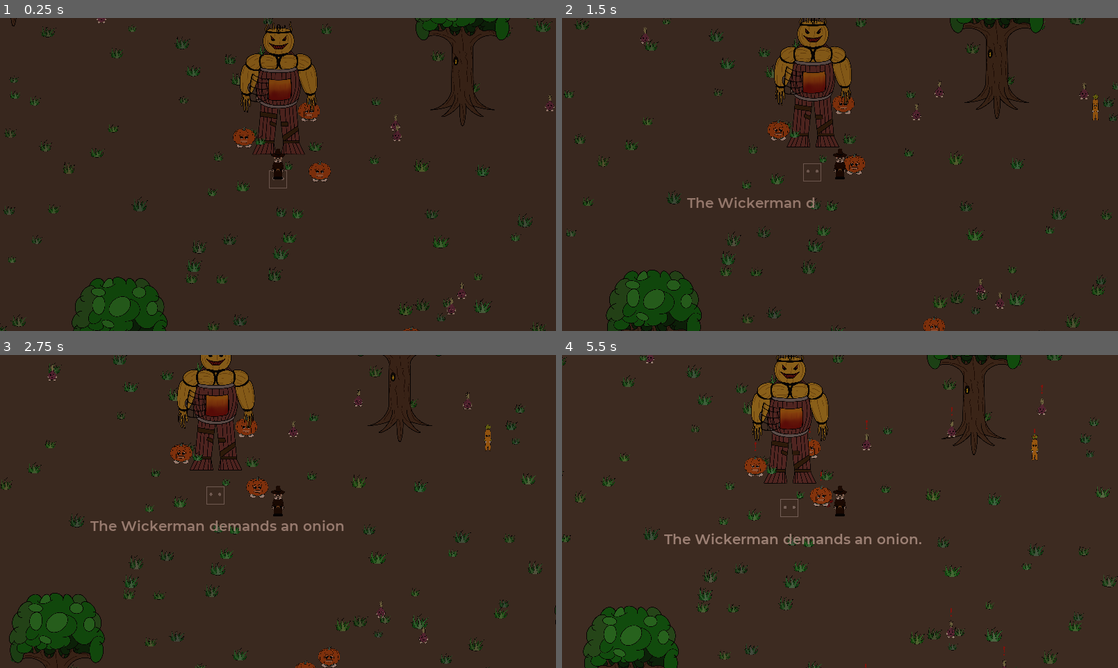
Above: before the commit, frames 1-4 (two rows, left to right).
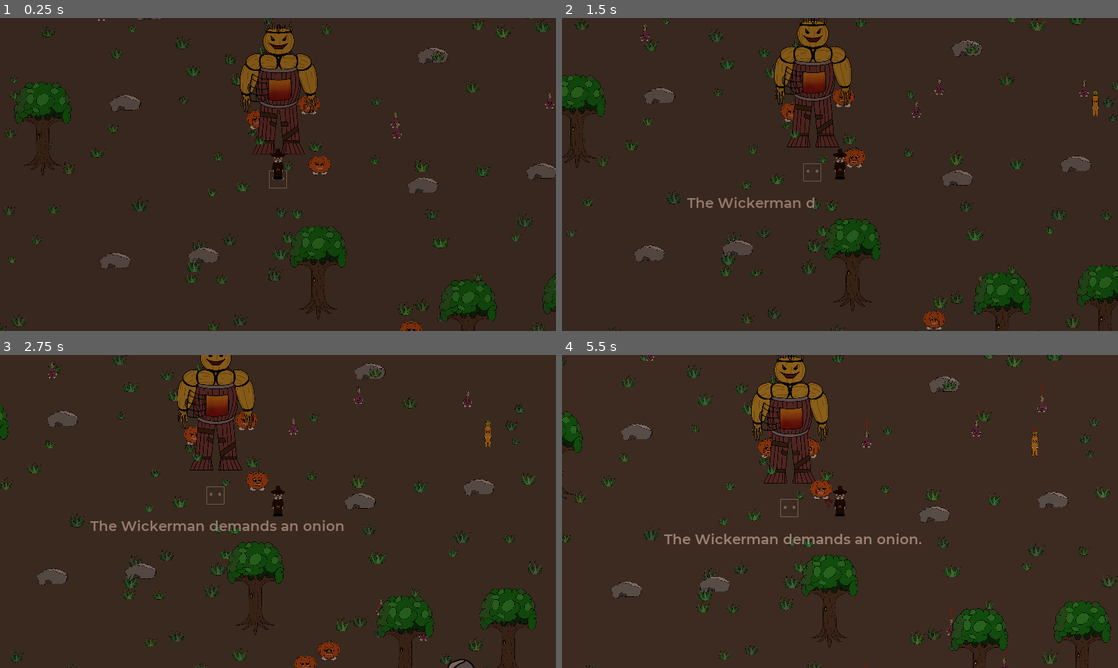
Above: after the commit, the same moments.

Repository: Ivorforce/Wickerman
Game: Godot game, scene res://Levels/Main.tscn
Two runs of this game, one before a commit and one after it. Both use one fixed random seed, a clock stepped at 60 frames per second and the inputs below. This scene is started directly instead of the project's main scene.
Inputs:
- Up to frame 1 (0.25 s): no input
- Up to frame 2 (1.5 s): tap Enter (action) at 0.5, 0.6 s; hold Right (right) 0.53-1.28 s; hold Down (down) from 1.28 s (still down); tap Space (attack) at 1.35 s
- Up to frame 3 (2.75 s): release Down (down) at 2.03 s; hold Right (right) from 2.03 s (still down); tap Enter (action) at 2.1 s
- Up to frame 4 (5.5 s): release Right (right) at 2.78 s; hold Up (up) 2.78-3.53 s; tap Space (attack) at 2.85, 4.35 s; hold A (left) 3.53-5.03 s; tap Enter (action) at 3.6, 5.1 s; hold Down (down) from 5.03 s (still down)

The runs differ from the first frame. In frame 1, 8.3% of the frame differs, in the area x 1-100%, y 0-100%; in frame 2, 8.9%; in frame 3, 9.2%, in the area x 0-100%, y 0-100%; in frame 4, 9.2%.

Commit message:
Add a map and fix entity y values.

Diff:
--- a/Actors/NPC/Carrot/Carrot.tscn
+++ b/Actors/NPC/Carrot/Carrot.tscn
@@ -11,7 +11,6 @@
 extents = Vector2( 12, 15 )
 
 [node name="Carrot" type="KinematicBody2D"]
-position = Vector2( 0, -15 )
 collision_layer = 3
 script = ExtResource( 2 )
 CorpseEntity = ExtResource( 5 )
@@ -20,12 +19,13 @@
 
 [node name="Sprite" type="Sprite" parent="."]
 material = ExtResource( 3 )
-position = Vector2( 2, -30 )
+position = Vector2( 2, -44 )
 scale = Vector2( 0.08, 0.08 )
 texture = ExtResource( 4 )
 script = ExtResource( 1 )
 
 [node name="CollisionShape2D" type="CollisionShape2D" parent="."]
+position = Vector2( 0, -15 )
 shape = SubResource( 3 )
 
 [node name="MovementController" type="Node" parent="."]
--- a/Actors/NPC/Onion/Onion.tscn
+++ b/Actors/NPC/Onion/Onion.tscn
@@ -11,7 +11,6 @@
 extents = Vector2( 16, 9 )
 
 [node name="Onion" type="KinematicBody2D"]
-position = Vector2( 0, -9 )
 collision_layer = 3
 script = ExtResource( 2 )
 vegetable_type = 1
@@ -20,12 +19,13 @@
 
 [node name="Sprite" type="Sprite" parent="."]
 material = ExtResource( 3 )
-position = Vector2( 5.96046e-08, -19 )
+position = Vector2( 3.55271e-15, -28 )
 scale = Vector2( 0.05, 0.05 )
 texture = ExtResource( 4 )
 script = ExtResource( 1 )
 
 [node name="CollisionShape2D" type="CollisionShape2D" parent="."]
+position = Vector2( 0, -9 )
 shape = SubResource( 3 )
 
 [node name="MovementController" type="Node" parent="."]
--- a/Actors/NPC/Pumpkin/Pumpkin.tscn
+++ b/Actors/NPC/Pumpkin/Pumpkin.tscn
@@ -11,7 +11,6 @@
 extents = Vector2( 37, 23 )
 
 [node name="Pumpkin" type="KinematicBody2D"]
-position = Vector2( 0, -23 )
 collision_layer = 3
 script = ExtResource( 2 )
 vegetable_type = 2
@@ -21,12 +20,13 @@
 
 [node name="Sprite" type="Sprite" parent="."]
 material = ExtResource( 3 )
-position = Vector2( 1, -11 )
+position = Vector2( 1, -35 )
 scale = Vector2( 0.08, 0.08 )
 texture = ExtResource( 4 )
 script = ExtResource( 1 )
 
 [node name="CollisionShape2D" type="CollisionShape2D" parent="."]
+position = Vector2( 0, -23 )
 shape = SubResource( 3 )
 
 [node name="MovementController" type="Node" parent="."]
--- a/Levels/Level1.tscn
+++ b/Levels/Level1.tscn
@@ -6,6 +6,8 @@
 [ext_resource path="res://Actors/Wickerman/WickermanDemandSpeech.tscn" type="PackedScene" id=4]
 [ext_resource path="res://Levels/Level1.gd" type="Script" id=5]
 [ext_resource path="res://Scenery/Foliage/Tree.tscn" type="PackedScene" id=6]
+[ext_resource path="res://Scenery/Foliage/Stone1.tscn" type="PackedScene" id=7]
+[ext_resource path="res://Scenery/Foliage/Stone2.tscn" type="PackedScene" id=8]
 
 [node name="Level1" type="Node2D"]
 script = ExtResource( 5 )
@@ -32,22 +34,272 @@
 position = Vector2( 5, 36 )
 
 [node name="Tree" parent="Entities" instance=ExtResource( 6 )]
-position = Vector2( -913, -438 )
+position = Vector2( 1520, 841 )
+scale = Vector2( 0.6, 0.6 )
 
 [node name="Tree2" parent="Entities" instance=ExtResource( 6 )]
-position = Vector2( -546, 964 )
+position = Vector2( 1129, 1087 )
+scale = Vector2( 0.6, 0.6 )
+
+[node name="Tree15" parent="Entities" instance=ExtResource( 6 )]
+position = Vector2( 1013, 762 )
+scale = Vector2( 0.6, 0.6 )
+
+[node name="Tree22" parent="Entities" instance=ExtResource( 6 )]
+position = Vector2( -1769, 988 )
+scale = Vector2( 0.6, 0.6 )
+
+[node name="Tree23" parent="Entities" instance=ExtResource( 6 )]
+position = Vector2( -1484, 1276 )
+scale = Vector2( 0.6, 0.6 )
+
+[node name="Tree24" parent="Entities" instance=ExtResource( 6 )]
+position = Vector2( -1899, 1650 )
+scale = Vector2( 0.6, 0.6 )
+
+[node name="Tree25" parent="Entities" instance=ExtResource( 6 )]
+position = Vector2( -1139, 1928 )
+scale = Vector2( 0.6, 0.6 )
+
+[node name="Tree26" parent="Entities" instance=ExtResource( 6 )]
+position = Vector2( -1248, 703 )
+scale = Vector2( 0.6, 0.6 )
+
+[node name="Tree27" parent="Entities" instance=ExtResource( 6 )]
+position = Vector2( -1666, 382 )
+scale = Vector2( 0.6, 0.6 )
+
+[node name="Tree28" parent="Entities" instance=ExtResource( 6 )]
+position = Vector2( -811, 106 )
+scale = Vector2( 0.6, 0.6 )
+
+[node name="Tree29" parent="Entities" instance=ExtResource( 6 )]
+position = Vector2( -1794, -1020 )
+scale = Vector2( 0.6, 0.6 )
+
+[node name="Tree30" parent="Entities" instance=ExtResource( 6 )]
+position = Vector2( -1110, -1582 )
+scale = Vector2( 0.6, 0.6 )
+
+[node name="Tree31" parent="Entities" instance=ExtResource( 6 )]
+position = Vector2( -698, -890 )
+scale = Vector2( 0.6, 0.6 )
+
+[node name="Tree32" parent="Entities" instance=ExtResource( 6 )]
+position = Vector2( 302, -1697 )
+scale = Vector2( 0.6, 0.6 )
+
+[node name="Tree33" parent="Entities" instance=ExtResource( 6 )]
+position = Vector2( 491, -1437 )
+scale = Vector2( 0.6, 0.6 )
+
+[node name="Tree34" parent="Entities" instance=ExtResource( 6 )]
+position = Vector2( 295, -1177 )
+scale = Vector2( 0.6, 0.6 )
+
+[node name="Tree35" parent="Entities" instance=ExtResource( 6 )]
+position = Vector2( 551, -961 )
+scale = Vector2( 0.6, 0.6 )
+
+[node name="Tree16" parent="Entities" instance=ExtResource( 6 )]
+position = Vector2( 1359, 481 )
+scale = Vector2( 0.6, 0.6 )
+
+[node name="Tree13" parent="Entities" instance=ExtResource( 6 )]
+position = Vector2( 740, 1090 )
+scale = Vector2( 0.6, 0.6 )
+
+[node name="Tree14" parent="Entities" instance=ExtResource( 6 )]
+position = Vector2( 658, 788 )
+scale = Vector2( 0.6, 0.6 )
 
 [node name="Tree3" parent="Entities" instance=ExtResource( 6 )]
-position = Vector2( 638, -94 )
+position = Vector2( 1581, 1235 )
+scale = Vector2( 0.6, 0.6 )
+
+[node name="Tree18" parent="Entities" instance=ExtResource( 6 )]
+position = Vector2( 1873, 472 )
+scale = Vector2( 0.6, 0.6 )
+
+[node name="Tree19" parent="Entities" instance=ExtResource( 6 )]
+position = Vector2( 1990, 1002 )
+scale = Vector2( 0.6, 0.6 )
+
+[node name="Tree20" parent="Entities" instance=ExtResource( 6 )]
+position = Vector2( 1442, 1983 )
+scale = Vector2( 0.6, 0.6 )
+
+[node name="Tree21" parent="Entities" instance=ExtResource( 6 )]
+position = Vector2( 687, 2007 )
+scale = Vector2( 0.6, 0.6 )
+
+[node name="Tree5" parent="Entities" instance=ExtResource( 6 )]
+position = Vector2( 1725, 1803 )
+scale = Vector2( 0.6, 0.6 )
+
+[node name="Tree6" parent="Entities" instance=ExtResource( 6 )]
+position = Vector2( 1165, 1819 )
+scale = Vector2( 0.6, 0.6 )
+
+[node name="Tree7" parent="Entities" instance=ExtResource( 6 )]
+position = Vector2( 793, 1558 )
+scale = Vector2( 0.6, 0.6 )
+
+[node name="Tree8" parent="Entities" instance=ExtResource( 6 )]
+position = Vector2( 420, 1716 )
+scale = Vector2( 0.6, 0.6 )
+
+[node name="Tree9" parent="Entities" instance=ExtResource( 6 )]
+position = Vector2( 231, 1387 )
+scale = Vector2( 0.6, 0.6 )
+
+[node name="Tree10" parent="Entities" instance=ExtResource( 6 )]
+position = Vector2( 143, 1814 )
+scale = Vector2( 0.6, 0.6 )
+
+[node name="Tree11" parent="Entities" instance=ExtResource( 6 )]
+position = Vector2( 96, 1065 )
+scale = Vector2( 0.6, 0.6 )
+
+[node name="Tree12" parent="Entities" instance=ExtResource( 6 )]
+position = Vector2( 404, 1307 )
+scale = Vector2( 0.6, 0.6 )
+
+[node name="Tree17" parent="Entities" instance=ExtResource( 6 )]
+position = Vector2( 140, 602 )
+scale = Vector2( 0.6, 0.6 )
 
 [node name="Tree4" parent="Entities" instance=ExtResource( 6 )]
-position = Vector2( -1347, 371 )
-
-[node name="Tree5" parent="Entities" instance=ExtResource( 6 )]
-position = Vector2( 1338, 867 )
-
-[node name="Tree6" parent="Entities" instance=ExtResource( 6 )]
-position = Vector2( 965, -806 )
+position = Vector2( 1698, 1458 )
+scale = Vector2( 0.6, 0.6 )
+
+[node name="TreeBig" parent="Entities" instance=ExtResource( 6 )]
+position = Vector2( 1182, -1301 )
+scale = Vector2( 1.5, 1.5 )
+
+[node name="Stone" parent="Entities" instance=ExtResource( 7 )]
+position = Vector2( 845, 945 )
+scale = Vector2( 2.5, 2.5 )
+
+[node name="Stone2" parent="Entities" instance=ExtResource( 8 )]
+position = Vector2( -560, 459 )
+scale = Vector2( 0.5, 0.5 )
+
+[node name="Stone10" parent="Entities" instance=ExtResource( 8 )]
+position = Vector2( -525, -85 )
+scale = Vector2( 0.5, 0.5 )
+
+[node name="Stone11" parent="Entities" instance=ExtResource( 8 )]
+position = Vector2( -437, -399 )
+scale = Vector2( 0.5, 0.5 )
+
+[node name="Stone12" parent="Entities" instance=ExtResource( 8 )]
+position = Vector2( -1628, -495 )
+scale = Vector2( 0.5, 0.5 )
+
+[node name="Stone13" parent="Entities" instance=ExtResource( 8 )]
+position = Vector2( -1345, -734 )
+scale = Vector2( 0.5, 0.5 )
+
+[node name="Stone14" parent="Entities" instance=ExtResource( 8 )]
+position = Vector2( -1727, -1392 )
+scale = Vector2( 0.5, 0.5 )
+
+[node name="Stone15" parent="Entities" instance=ExtResource( 8 )]
+position = Vector2( -790, -1413 )
+scale = Vector2( 0.5, 0.5 )
+
+[node name="Stone17" parent="Entities" instance=ExtResource( 8 )]
+position = Vector2( -286, -1933 )
+scale = Vector2( 0.5, 0.5 )
+
+[node name="Stone18" parent="Entities" instance=ExtResource( 8 )]
+position = Vector2( -170, -1690 )
+scale = Vector2( 0.5, 0.5 )
+
+[node name="Stone19" parent="Entities" instance=ExtResource( 8 )]
+position = Vector2( -186, -1414 )
+scale = Vector2( 0.5, 0.5 )
+
+[node name="Stone20" parent="Entities" instance=ExtResource( 8 )]
+position = Vector2( 734, -1750 )
+scale = Vector2( 0.5, 0.5 )
+
+[node name="Stone21" parent="Entities" instance=ExtResource( 8 )]
+position = Vector2( 983, -1946 )
+scale = Vector2( 0.5, 0.5 )
+
+[node name="Stone22" parent="Entities" instance=ExtResource( 8 )]
+position = Vector2( 1318, -1981 )
+scale = Vector2( 0.5, 0.5 )
+
+[node name="Stone23" parent="Entities" instance=ExtResource( 8 )]
+position = Vector2( 1557, -1874 )
+scale = Vector2( 0.5, 0.5 )
+
+[node name="Stone24" parent="Entities" instance=ExtResource( 8 )]
+position = Vector2( 1708, -1689 )
+scale = Vector2( 0.5, 0.5 )
+
+[node name="Stone25" parent="Entities" instance=ExtResource( 8 )]
+position = Vector2( 1780, -1464 )
+scale = Vector2( 0.5, 0.5 )
+
+[node name="Stone26" parent="Entities" instance=ExtResource( 8 )]
+position = Vector2( 1753, -1220 )
+scale = Vector2( 0.5, 0.5 )
+
+[node name="Stone27" parent="Entities" instance=ExtResource( 8 )]
+position = Vector2( 1564, -980 )
+scale = Vector2( 0.5, 0.5 )
+
+[node name="Stone28" parent="Entities" instance=ExtResource( 8 )]
+position = Vector2( 1174, -932 )
+scale = Vector2( 0.5, 0.5 )
+
+[node name="Stone29" parent="Entities" instance=ExtResource( 8 )]
+position = Vector2( 650, -1490 )
+scale = Vector2( 0.5, 0.5 )
+
+[node name="Stone30" parent="Entities" instance=ExtResource( 8 )]
+position = Vector2( 537, -249 )
+scale = Vector2( 0.5, 0.5 )
+
+[node name="Stone31" parent="Entities" instance=ExtResource( 8 )]
+position = Vector2( -215, -840 )
+scale = Vector2( 0.5, 0.5 )
+
+[node name="Stone16" parent="Entities" instance=ExtResource( 8 )]
+position = Vector2( -1446, -1947 )
+scale = Vector2( 0.5, 0.5 )
+
+[node name="Stone3" parent="Entities" instance=ExtResource( 8 )]
+position = Vector2( -396, 801 )
+scale = Vector2( 0.5, 0.5 )
+
+[node name="Stone8" parent="Entities" instance=ExtResource( 8 )]
+position = Vector2( 503, 199 )
+scale = Vector2( 0.5, 0.5 )
+
+[node name="Stone9" parent="Entities" instance=ExtResource( 8 )]
+position = Vector2( 913, 150 )
+scale = Vector2( 0.5, 0.5 )
+
+[node name="Stone4" parent="Entities" instance=ExtResource( 8 )]
+position = Vector2( -255, 441 )
+scale = Vector2( 0.5, 0.5 )
+
+[node name="Stone5" parent="Entities" instance=ExtResource( 8 )]
+position = Vector2( -557, 1133 )
+scale = Vector2( 0.5, 0.5 )
+
+[node name="Stone6" parent="Entities" instance=ExtResource( 8 )]
+position = Vector2( -330, 1695 )
+scale = Vector2( 0.5, 0.5 )
+
+[node name="Stone7" parent="Entities" instance=ExtResource( 8 )]
+position = Vector2( -590, 1578 )
+scale = Vector2( 0.5, 0.5 )
 
 [node name="WickermanDemandImage" parent="." instance=ExtResource( 4 )]
 visible = false
--- a/Levels/Main.tscn
+++ b/Levels/Main.tscn
@@ -20,6 +20,10 @@
 
 [node name="Player" parent="Level1/Entities" index="1" instance=ExtResource( 4 )]
 position = Vector2( 2, 165 )
+
+[node name="Tree6" parent="Level1/Entities" index="7"]
+position = Vector2( 1270, -1164 )
+scale = Vector2( 1.5, 1.5 )
 
 [node name="WickermanDemandText" type="Label" parent="Level1"]
 unique_name_in_owner = true
--- /dev/null
+++ b/Scenery/Foliage/Stone1.tscn
@@ -0,0 +1,16 @@
+[gd_scene load_steps=3 format=2]
+
+[ext_resource path="res://Scenery/Foliage/Stone1.png" type="Texture" id=1]
+
+[sub_resource type="RectangleShape2D" id=1]
+extents = Vector2( 51, 19 )
+
+[node name="Stone" type="StaticBody2D"]
+
+[node name="Sprite" type="Sprite" parent="."]
+position = Vector2( 0, -33 )
+scale = Vector2( 0.25, 0.25 )
+texture = ExtResource( 1 )
+
+[node name="CollisionShape2D" type="CollisionShape2D" parent="."]
+shape = SubResource( 1 )
--- /dev/null
+++ b/Scenery/Foliage/Stone2.tscn
@@ -0,0 +1,16 @@
+[gd_scene load_steps=3 format=2]
+
+[ext_resource path="res://Scenery/Foliage/Stone2.png" type="Texture" id=1]
+
+[sub_resource type="RectangleShape2D" id=1]
+extents = Vector2( 108, 20 )
+
+[node name="Stone" type="StaticBody2D"]
+
+[node name="Sprite" type="Sprite" parent="."]
+position = Vector2( 10, -31 )
+scale = Vector2( 0.25, 0.25 )
+texture = ExtResource( 1 )
+
+[node name="CollisionShape2D" type="CollisionShape2D" parent="."]
+shape = SubResource( 1 )
--- /dev/null
+++ b/Scenery/Foliage/Stone3.tscn
@@ -0,0 +1,16 @@
+[gd_scene load_steps=3 format=2]
+
+[ext_resource path="res://Scenery/Foliage/Stone3.png" type="Texture" id=1]
+
+[sub_resource type="RectangleShape2D" id=1]
+extents = Vector2( 85, 17 )
+
+[node name="Stone" type="StaticBody2D"]
+
+[node name="Sprite" type="Sprite" parent="."]
+position = Vector2( -1, -11 )
+scale = Vector2( 0.25, 0.25 )
+texture = ExtResource( 1 )
+
+[node name="CollisionShape2D" type="CollisionShape2D" parent="."]
+shape = SubResource( 1 )
--- a/Shaders/PostProcessEffects.tres
+++ b/Shaders/PostProcessEffects.tres
@@ -6,8 +6,8 @@
 uniform float whitening;
 uniform vec2 tex_offset;
 
-uniform vec3 colorization;
-uniform float saturation;
+uniform vec3 colorization = vec3(1, 1, 1);
+uniform float saturation = 1;
 
 void fragment() {
     vec3 c = textureLod(SCREEN_TEXTURE, SCREEN_UV + tex_offset, 0.0).rgb;
@@ -23,5 +23,5 @@
 shader = SubResource( 1 )
 shader_param/whitening = null
 shader_param/tex_offset = null
-shader_param/colorization = null
-shader_param/saturation = null
+shader_param/colorization = Vector3( 1, 1, 1 )
+shader_param/saturation = 1.0
Not shown: 1 places in Levels/Level1.tscn that only renumber resources
Binary file added: Scenery/Foliage/Stone1.png
Not shown, added: Scenery/Foliage/Stone1.png.import
Binary file added: Scenery/Foliage/Stone2.png
Not shown, added: Scenery/Foliage/Stone2.png.import
Binary file added: Scenery/Foliage/Stone3.png
Not shown, added: Scenery/Foliage/Stone3.png.import
